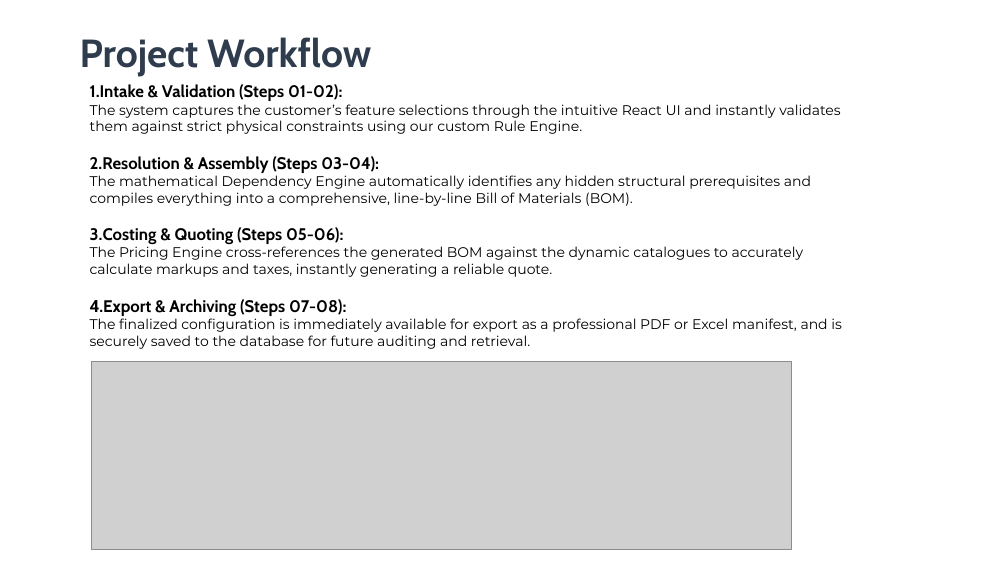
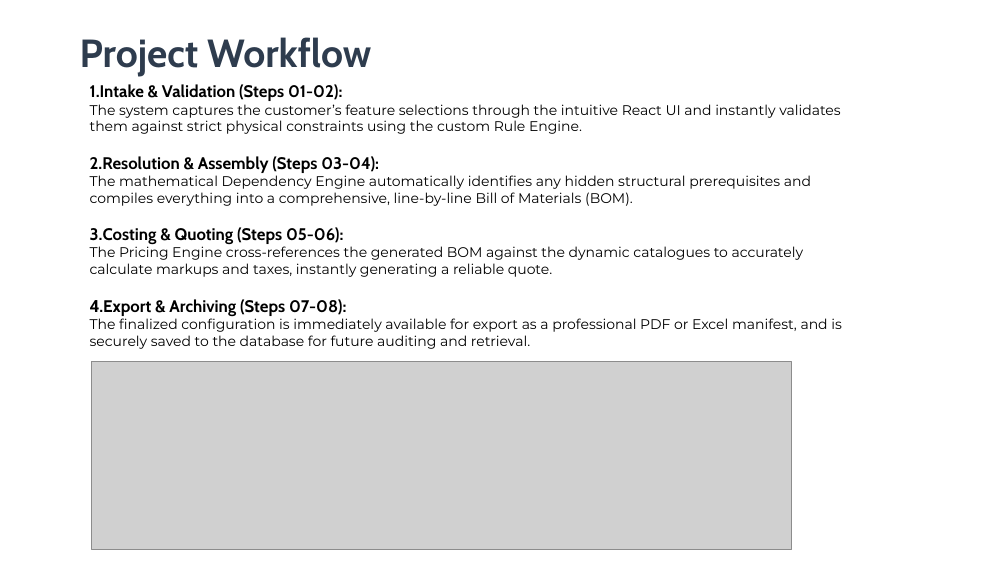
Before and after one commit to Sri-Balagi/Ele-pricing, a slide deck: slide 7 of Elevator-Configuration-and-Pricing-Engine.pptx (slide 5 before the commit). Drawn at 1008x567 pixels with LibreOffice and Linux fonts; fonts in the diff are those of the drawing; grey boxes stand for pictures; background and template pictures are left out. Boxes give left, top, right and bottom in pixels: in the first picture for what was removed or moved away, otherwise in the second. Text is boxed around its words. In the diff, an @@ line names an element or a change of style, - is before the commit and + after.

```diff
--- a/Elevator-Configuration-and-Pricing-Engine.pptx
+++ b/Elevator-Configuration-and-Pricing-Engine.pptx
@@ text at bbox=[90, 104, 840, 134]: text changed @@
-The system captures the customer’s feature selections through the intuitive React UI and instantly validates them against strict physical constraints using our custom Rule Engine.
+The system captures the customer’s feature selections through the intuitive React UI and instantly validates them against strict physical constraints using the custom Rule Engine.
```
Also in this commit, not shown: 2 other slides changed, 2 slides added, 24 other files.
